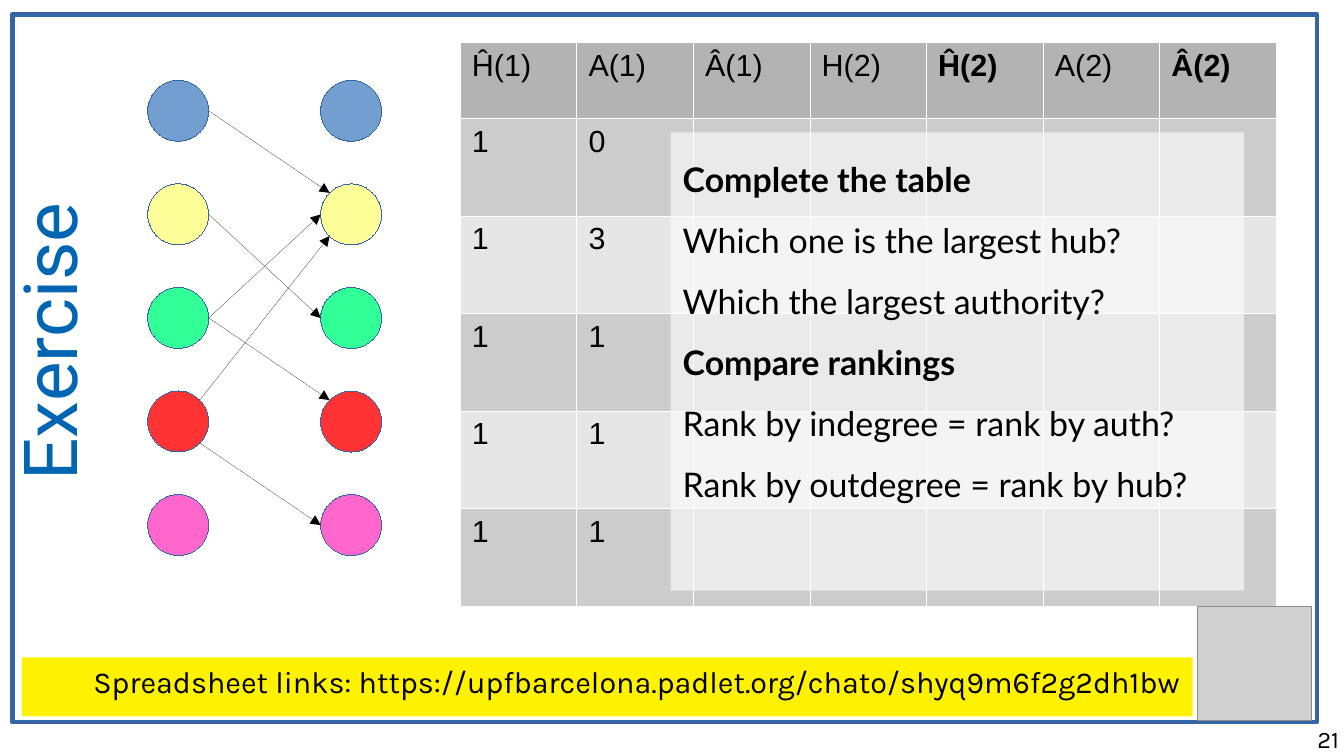
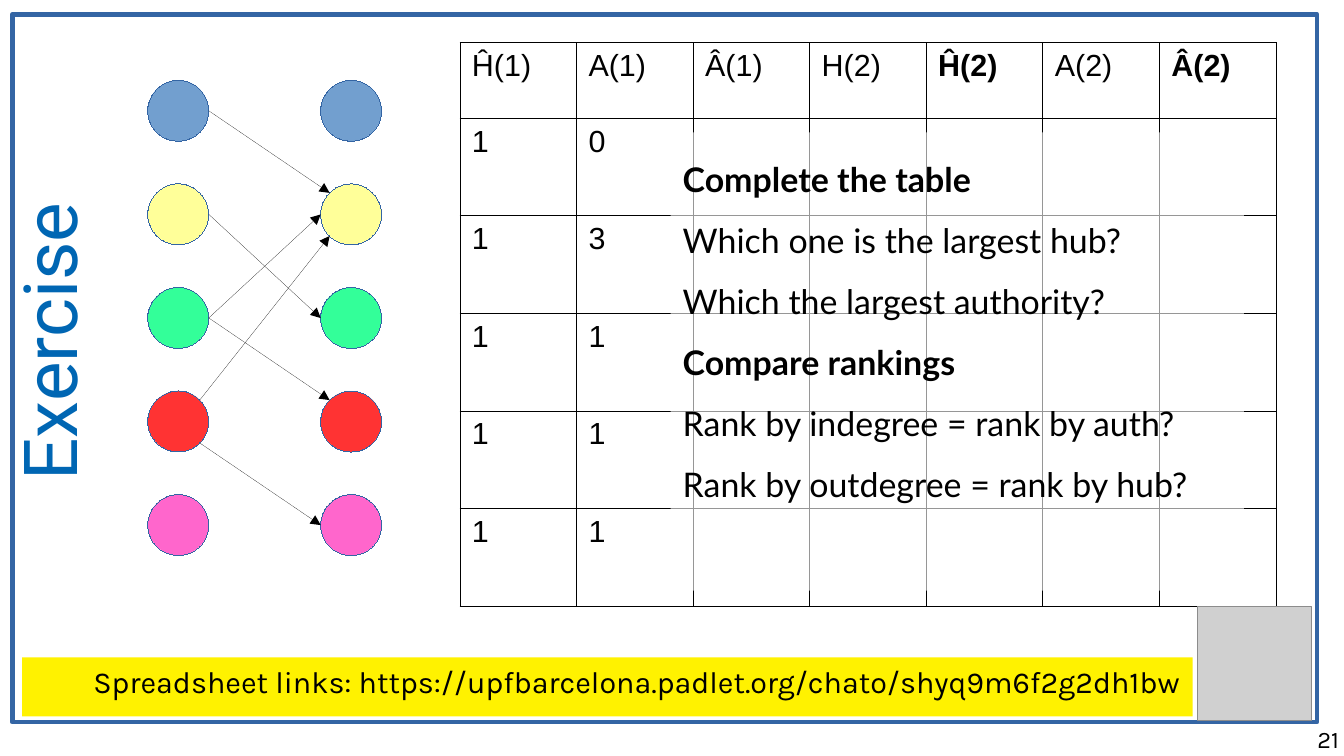
Before and after one commit to chatox/networks-science-course, a slide deck: slide 21 of theory/odp/tt08-hubs_authorities.odp. Drawn at 1344x756 pixels with LibreOffice and Linux fonts; fonts in the diff are those of the drawing; grey boxes stand for pictures. Boxes give left, top, right and bottom in pixels: in the first picture for what was removed or moved away, otherwise in the second. Text is boxed around its words. In the diff, an @@ line names an element or a change of style, - is before the commit and + after.

```diff
--- a/theory/odp/tt08-hubs_authorities.odp
+++ b/theory/odp/tt08-hubs_authorities.odp
@@ table at box(460, 43, 1279, 606) @@
@@ fill #B3B3B3 to none in row 1 @@
@@ fill #CCCCCC to none in 6 cells @@
@@ fill #E6E6E6 to none in 4 cells @@
@@ borders changed @@
@@ text "Complete the table Which one ..." rewrapped from box(671, 133, 1244, 592) to box(683, 163, 1187, 504) @@
```
Also in this commit, not shown: 16 other slides changed, 1 slide added, 3 other files.
